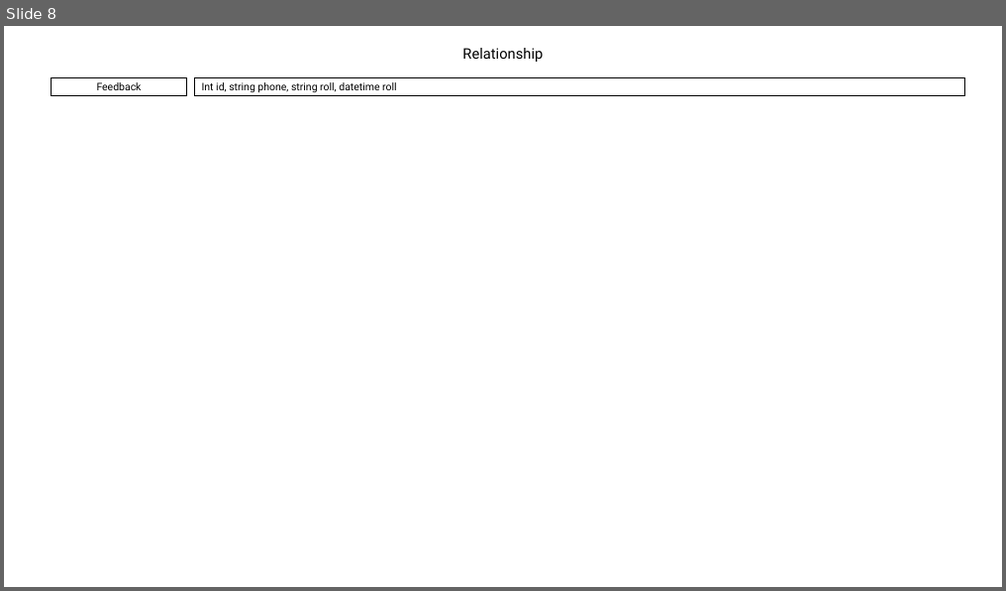
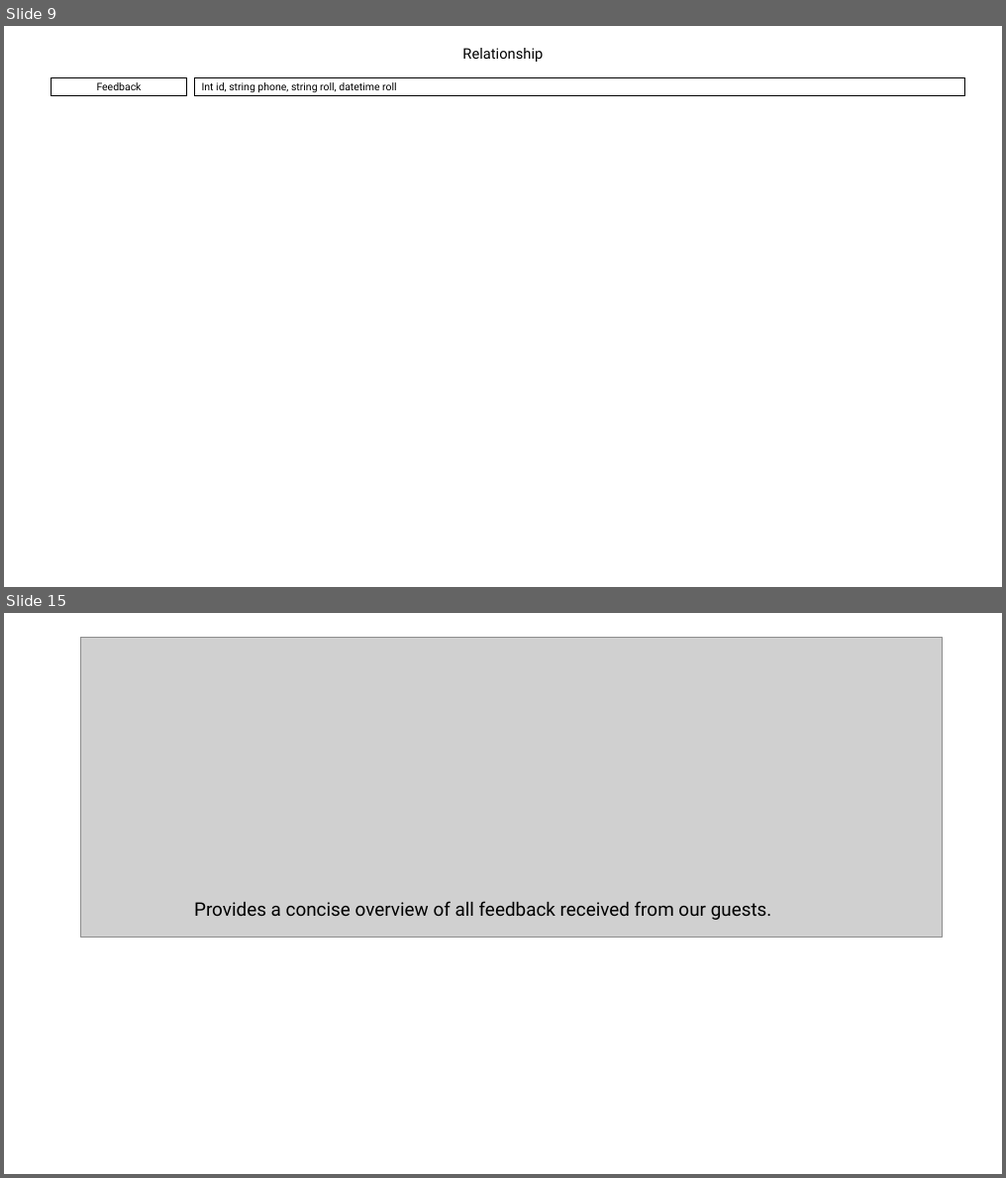
Before and after one commit to mdadalkhan/codebase, a slide deck: projects/biam_hostel_management/Overview.pptx. Shown one above the other, each under a label of ours: slide 8 before the commit, slides 9 and 15 after it; the slides between them are not shown. The pictures are 1006x591 and 1006x1178 pixels, drawn with LibreOffice and Linux fonts; fonts in the diff are those of the drawing; grey boxes stand for pictures. Boxes give left, top, right and bottom in pixels: in the first picture for what was removed or moved away, otherwise in the second. Text is boxed around its words. In the diff, an @@ line names an element or a change of style, - is before the commit and + after.

```diff
--- a/projects/biam_hostel_management/Overview.pptx
+++ b/projects/biam_hostel_management/Overview.pptx
@@ slide 15 added at (4,613,1002,1174), background #FFFFFF @@
@@ picture added at (81,637,943,938) @@
@@ text added at (194,901,772,920), 18 pt, text #000000 @@
+Provides a concise overview of all feedback received from our guests.
@@ what was slide 8 is now slide 9 @@
```
Also in this commit, not shown: 3 slides changed, 16 other slides added, 3 slides removed, 12 other files.
